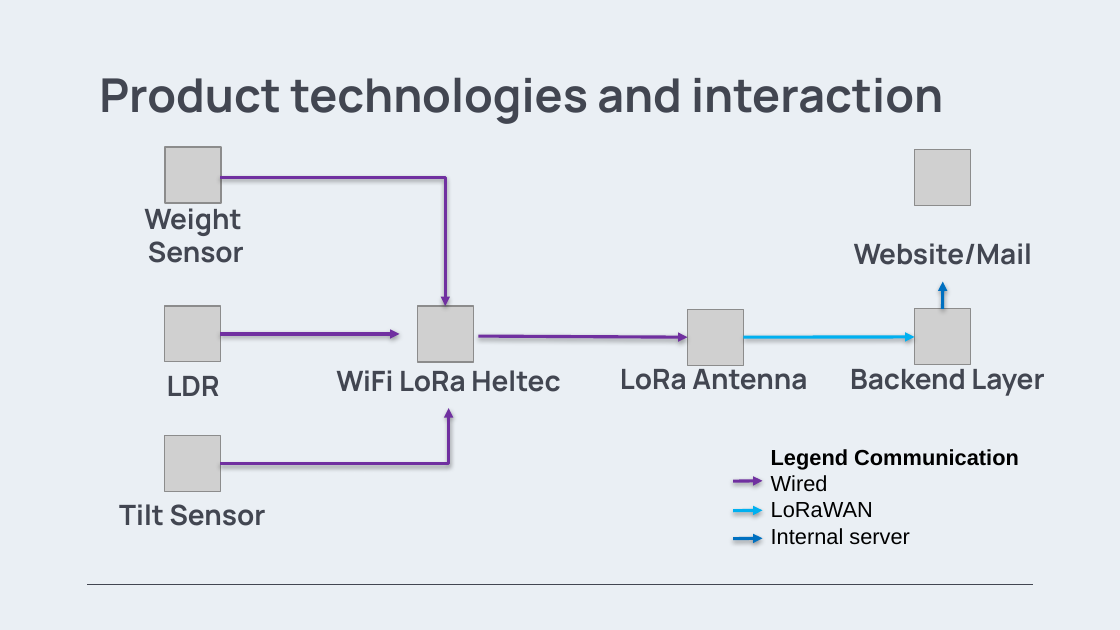
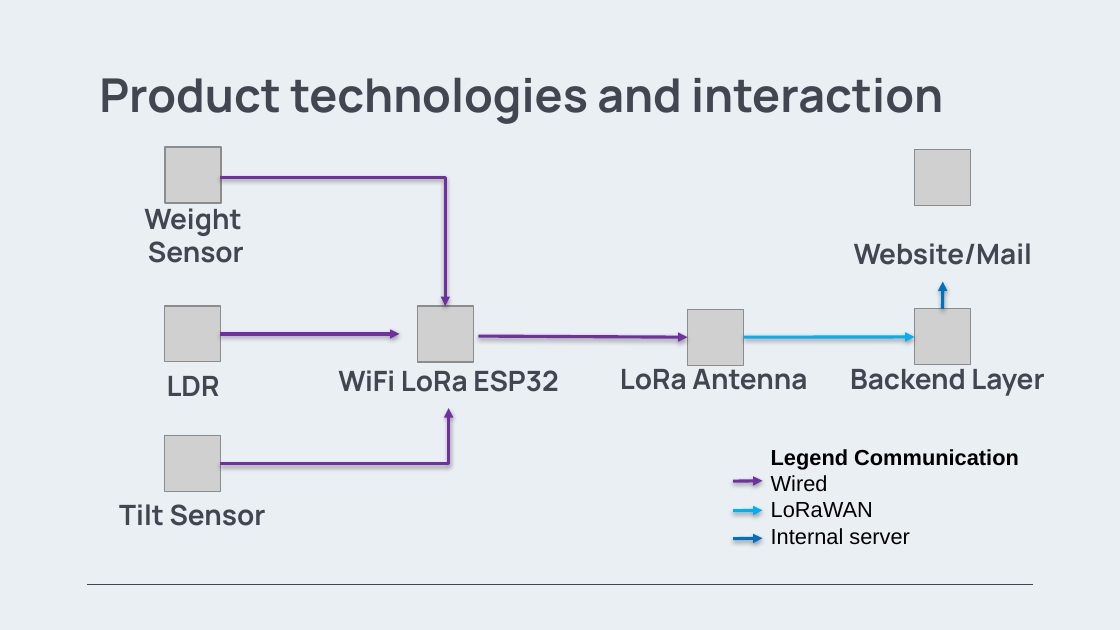
Before and after one commit to AbhinavK02/LoRaProject, a slide deck: slide 5 of A.1 Pitch Presentation/The_Talking_Mailbox_Pitch.pptx. Drawn at 1120x630 pixels with LibreOffice and Linux fonts; fonts in the diff are those of the drawing; grey boxes stand for pictures; background and template pictures are left out. Boxes give left, top, right and bottom in pixels: in the first picture for what was removed or moved away, otherwise in the second. Text is boxed around its words. In the diff, an @@ line names an element or a change of style, - is before the commit and + after.

```diff
--- a/A.1 Pitch Presentation/The_Talking_Mailbox_Pitch.pptx
+++ b/A.1 Pitch Presentation/The_Talking_Mailbox_Pitch.pptx
@@ text at <box>338,370,558,392</box>: text changed @@
-WiFi LoRa Heltec
+WiFi LoRa ESP32
```
Also in this commit, not shown: 6 other slides changed, 15 other files.
